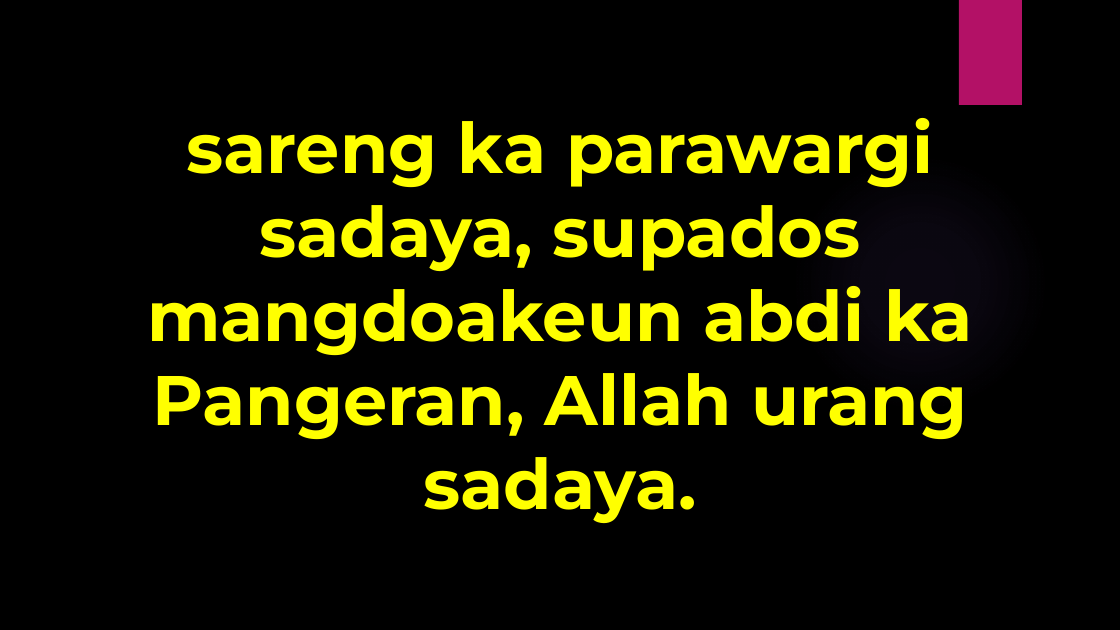
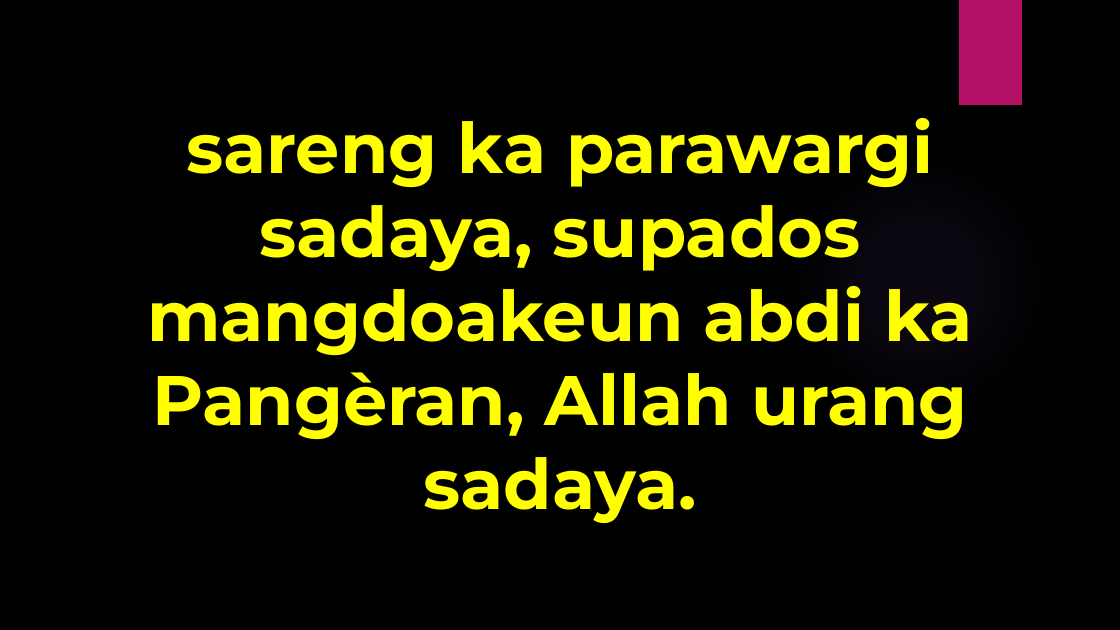
Before and after one commit to laurensius/Slide_Misa_KRC, a slide deck: slide 10 of 2020 12 tanggal 19 - 20/Slide Misa Bahasa Sunda.pptx. Drawn at 1120x630 pixels with LibreOffice and Linux fonts; fonts in the diff are those of the drawing; background and template pictures are left out. Boxes give left, top, right and bottom in pixels: in the first picture for what was removed or moved away, otherwise in the second. Text is boxed around its words. In the diff, an @@ line names an element or a change of style, - is before the commit and + after.

```diff
--- a/2020 12 tanggal 19 - 20/Slide Misa Bahasa Sunda.pptx
+++ b/2020 12 tanggal 19 - 20/Slide Misa Bahasa Sunda.pptx
@@ text at box(147, 118, 973, 523): text changed @@
-sareng ka parawargi sadaya, supados mangdoakeun abdi ka Pangeran, Allah urang sadaya.
+sareng ka parawargi sadaya, supados mangdoakeun abdi ka Pangèran, Allah urang sadaya.
```
Also in this commit, not shown: 11 other slides changed, 1 slide added, 1 slide removed, 9 other files.
